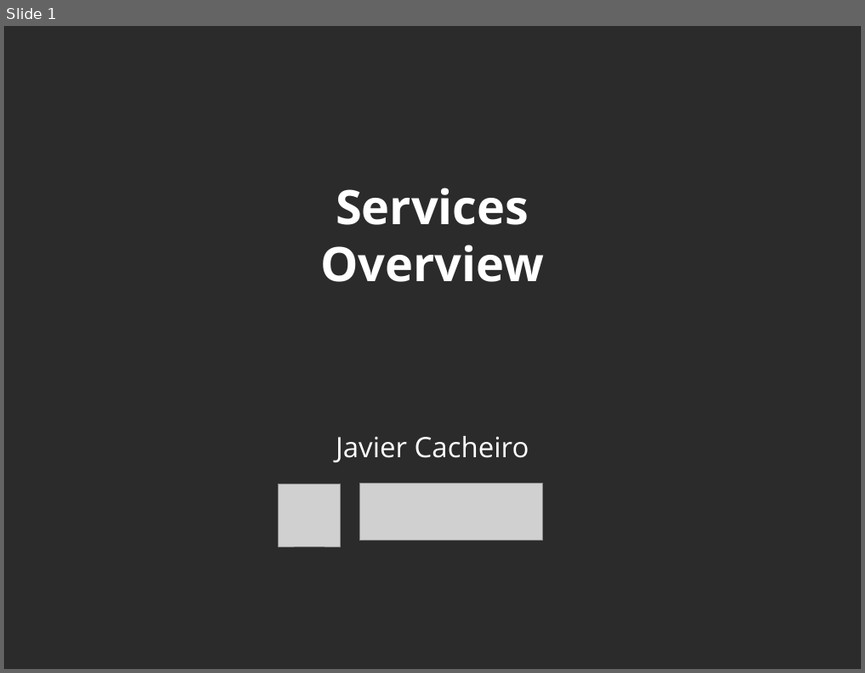
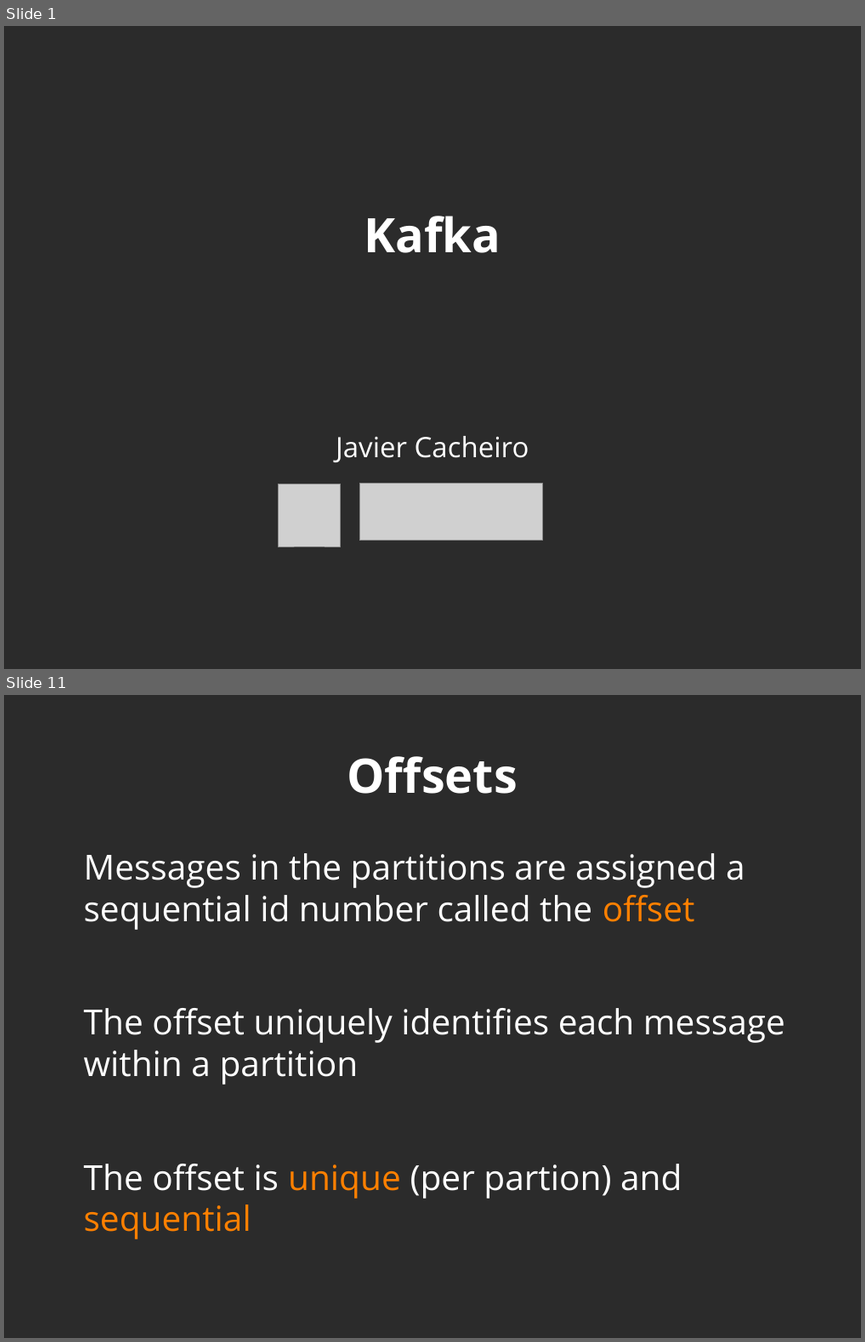
Before and after one commit to javicacheiro/pyspark_course, a slide deck: supplementary/kafka/unit_1_basic_concepts.odp. Shown one above the other, each under a label of ours: slide 1 before the commit, slides 1 and 11 after it; the slides between them are not shown. The pictures are 865x673 and 865x1342 pixels, drawn with LibreOffice and Linux fonts; fonts in the diff are those of the drawing; grey boxes stand for pictures; background and template pictures are left out; a plain dark background stands for a picture behind light text. Boxes give left, top, right and bottom in pixels: in the first picture for what was removed or moved away, otherwise in the second. Text is boxed around its words. In the diff, an @@ line names an element or a change of style, - is before the commit and + after.

Commit message:
kafka concepts

```diff
--- a/supplementary/kafka/unit_1_basic_concepts.odp
+++ b/supplementary/kafka/unit_1_basic_concepts.odp
@@ slide 11 added at (x1=4, y1=695, x2=861, y2=1338), background picture (left out) @@
@@ title added at (x1=347, y1=756, x2=517, y2=794), 44 pt, text #FFFFFF, bold @@
+Offsets
@@ text added at (x1=84, y1=853, x2=785, y2=1239), 32 pt, text #FFFFFF @@
+Messages in the partitions are assigned a sequential id number called the offset
+The offset uniquely identifies each message within a partition
+The offset is unique (per partion) and sequential
@@ slide 1 changed as well @@
@@ title at (x1=364, y1=216, x2=500, y2=253): text changed @@
-Services
-Overview
+Kafka
```
Also in this commit, not shown: 50 other slides added, 25 slides removed, 1 other file.
